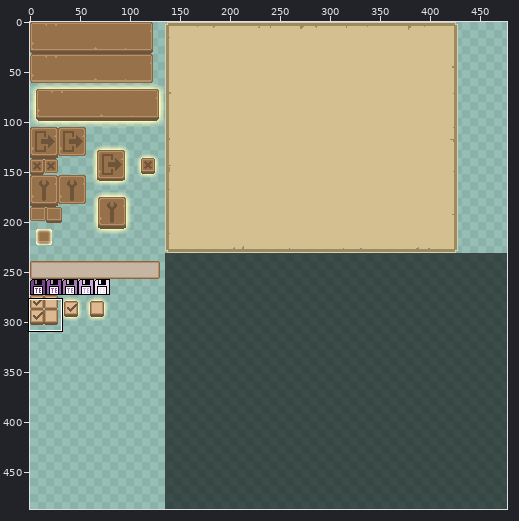
Two states of a sprite sheet, Temple Escape/Game/textures/ui/ui_atlas.png. Above: a wide view before the commit, with the close-up outlined.
Close-up. Earlier state:
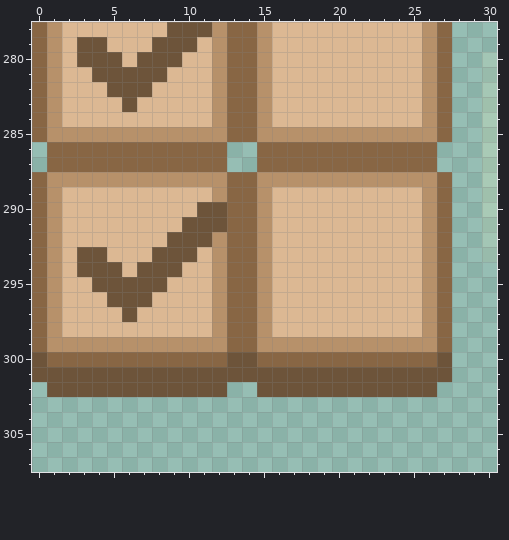
The file is 477x487 pixels. Pixels under 10% opacity are left out. Colours within 5 levels of each other are drawn and written as one. Shown: x 0..30, y 278..307.
After the commit:
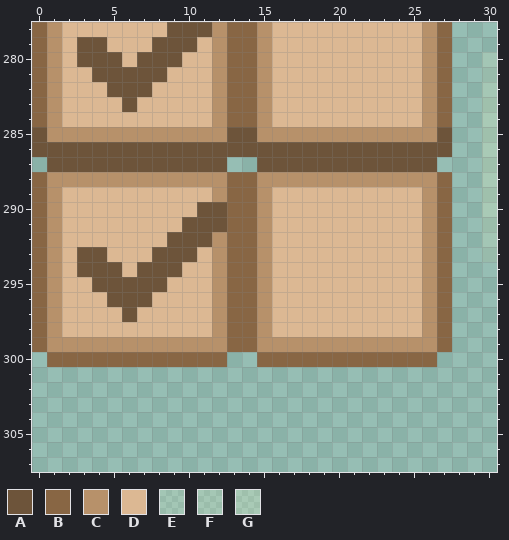
Palette (. is transparent): A #6d543a  B #886644  C #b7916a  D #dcb893  E #ffffbe1f  F #ffffbe25  G #ffffbe2e
Diff:
Colour A is added in row 286 at x 0, 13 to 14 and 27.
Colour A replaces colour B in row 285 at x 0, 13 to 14 and 27; in rows 286 to 287 at x 1 to 12 and 15 to 26.
The author cleared colour A in row 300 at x 0, 13 to 14 and 27; in row 301 at x 0 to 27; in row 302 at x 1 to 12 and 15 to 26.
Changed places in both close-ups, as pixel boxes (x1, y1, x2, y2):
changed: (32, 127, 452, 172)
erased: (32, 352, 452, 397)
